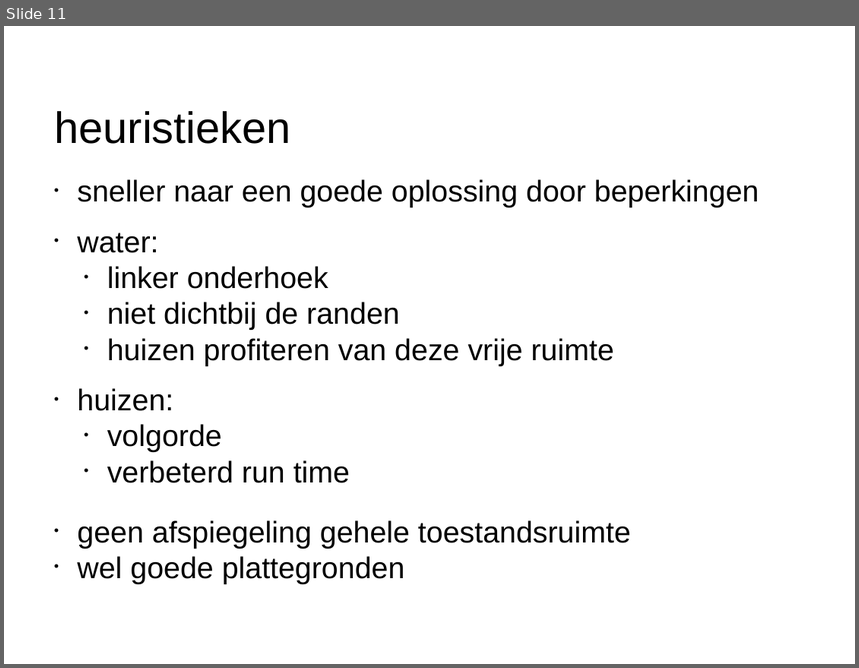
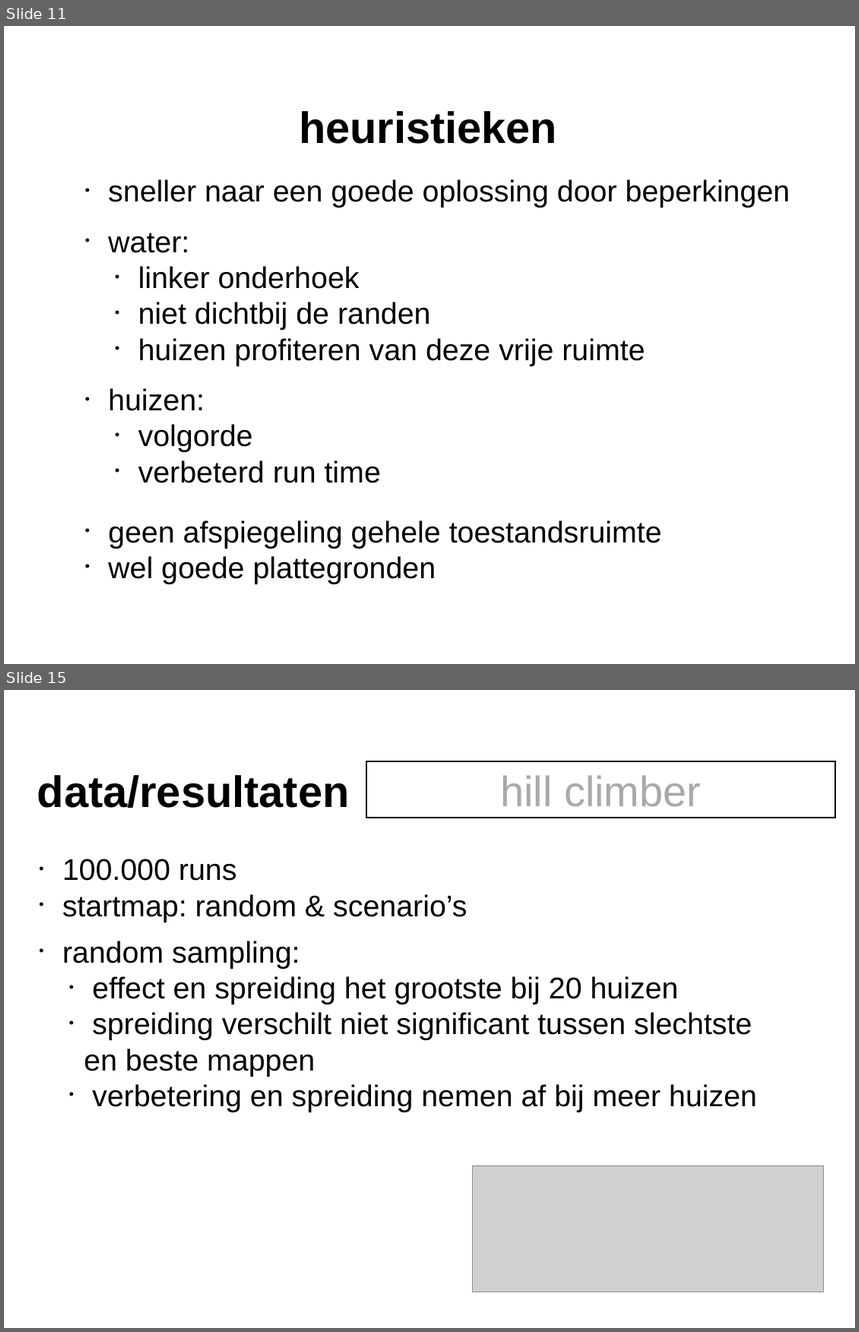
Before and after one commit to JuliaJansen/-HabboHotel, a slide deck: powerpoints/eindpresentatie heuristieken.pptx. Shown one above the other, each under a label of ours: slide 11 before the commit, slides 11 and 15 after it; the slides between them are not shown. The pictures are 859x668 and 859x1332 pixels, drawn with LibreOffice and Linux fonts; fonts in the diff are those of the drawing; grey boxes stand for pictures. Boxes give left, top, right and bottom in pixels: in the first picture for what was removed or moved away, otherwise in the second. Text is boxed around its words. In the diff, an @@ line names an element or a change of style, - is before the commit and + after.

```diff
--- a/powerpoints/eindpresentatie heuristieken.pptx
+++ b/powerpoints/eindpresentatie heuristieken.pptx
@@ slide 15 added at (4, 690, 855, 1328), background #FFFFFF @@
@@ title added at (37, 775, 350, 808), 52.8 pt, text #000000, bold @@
+data/resultaten
@@ rectangle added at (367, 762, 835, 818), outline #000000 2 pt, 51.2 pt, text #A6AAA9 @@
+hill climber
@@ text added at (63, 859, 468, 922), 36 pt, text #000000 @@
+• 100.000 runs
+• startmap: random & scenario’s
@@ text added at (63, 941, 757, 1113), 36 pt, text #000000 @@
+• random sampling:
+    • effect en spreiding het grootste bij 20 huizen
+    • spreiding verschilt niet significant tussen slechtste en beste mappen
+    • verbetering en spreiding nemen af bij meer huizen
@@ picture added at (473, 1166, 823, 1292) @@
@@ slide 11 changed as well @@
@@ title "heuristieken": place and size @@
-title "heuristieken" at (54, 111, 291, 144)
+title "heuristieken" at (299, 111, 557, 144)
@@ title "heuristieken" at (299, 111, 557, 144): bold on @@
@@ 4 texts: place and size @@
-4 texts at (77, 180, 759, 585)
+4 texts at (108, 180, 791, 585)
```
Also in this commit, not shown: 10 other slides changed, 10 other slides added.
